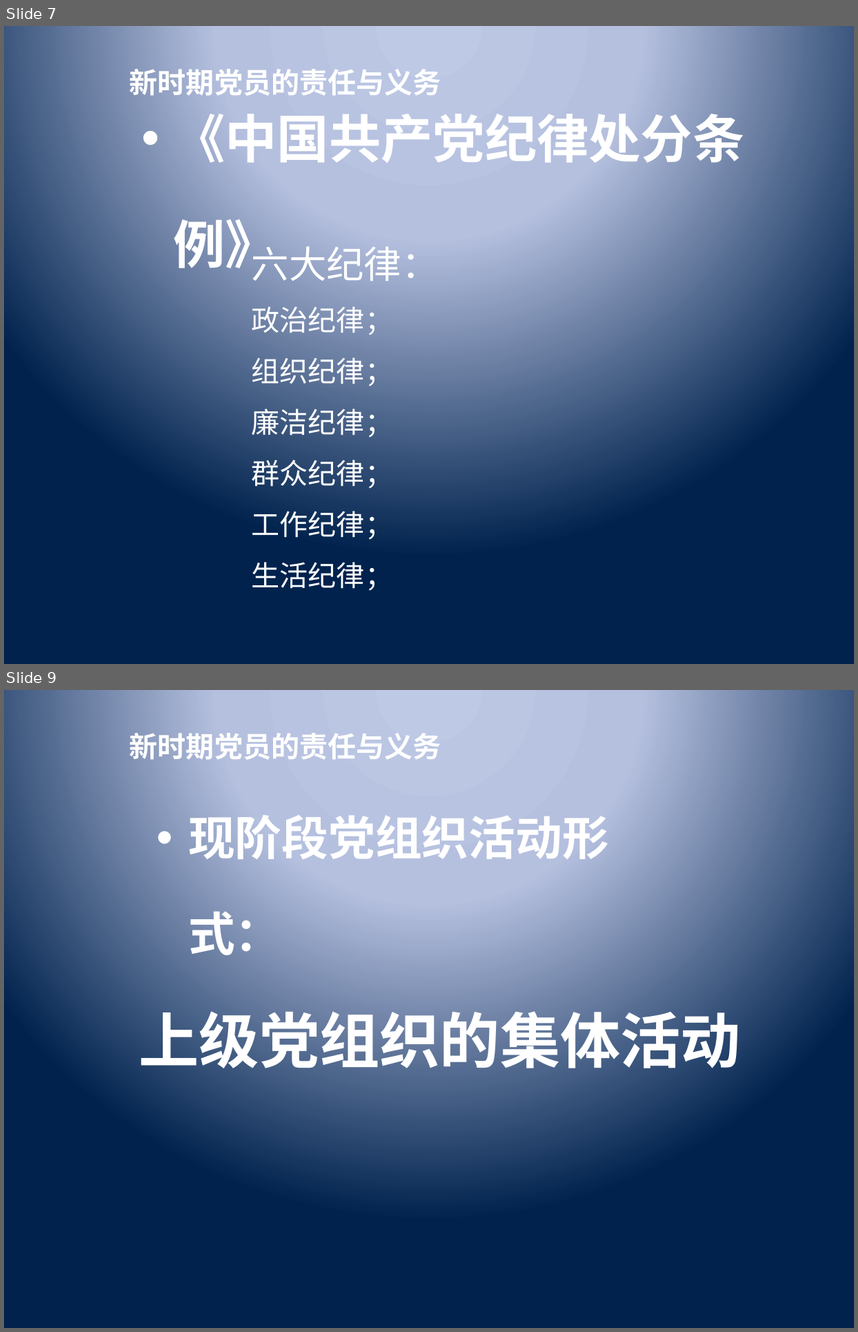
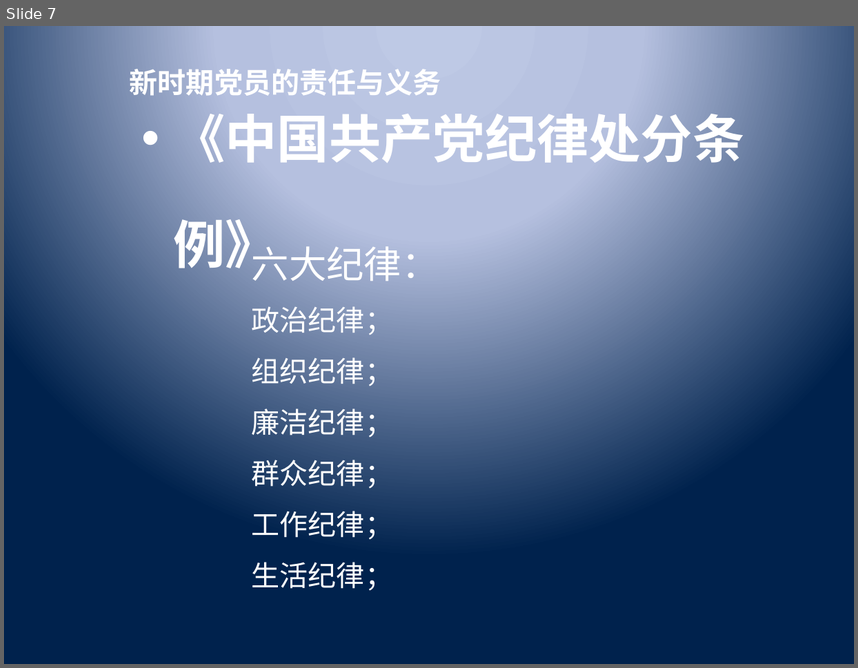
Before and after one commit to lishengze/Docs-Notes, a slide deck: communist/党员的责任与义务.pptx. Shown one above the other, each under a label of ours: slides 7 and 9 before the commit, slide 7 after it; the slides between them are not shown. The pictures are 858x1332 and 858x668 pixels, drawn with LibreOffice and Linux fonts; fonts in the diff are those of the drawing; background and template pictures are left out. Boxes give left, top, right and bottom in pixels: in the first picture for what was removed or moved away, otherwise in the second. Text is boxed around its words. In the diff, an @@ line names an element or a change of style, - is before the commit and + after.

```diff
--- a/communist/党员的责任与义务.pptx
+++ b/communist/党员的责任与义务.pptx
@@ slide 9 removed at (x1=4, y1=690, x2=854, y2=1328), background picture (left out); not listed: 1 template element that a slide beside it also shows @@
@@ title removed at (x1=188, y1=815, x2=609, y2=955) @@
-现阶段党组织活动形式：
@@ text removed at (x1=139, y1=1001, x2=742, y2=1077) @@
-上级党组织的集体活动
```
Also in this commit, not shown: 10 other slides changed, 1 slide added, 1 other slide removed, 3 other files.
